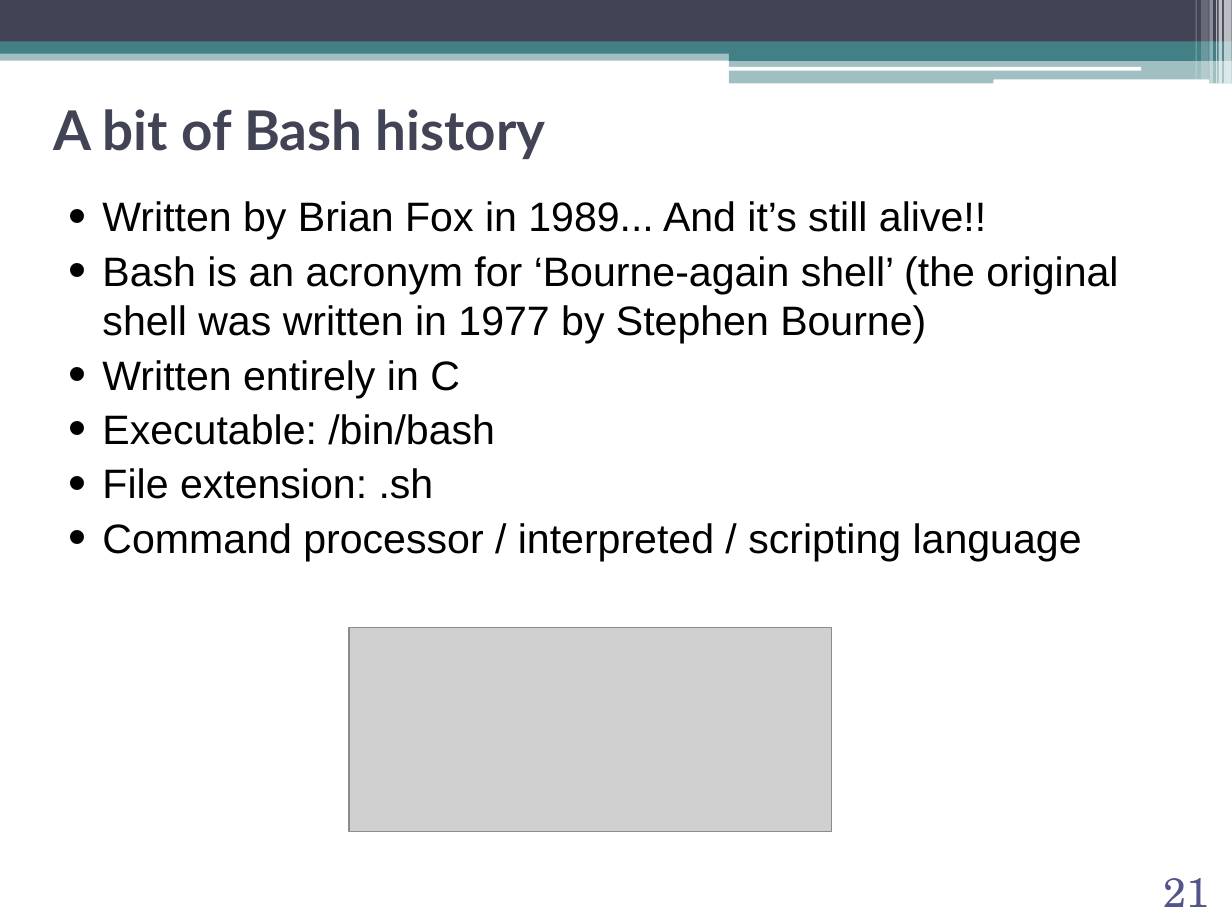
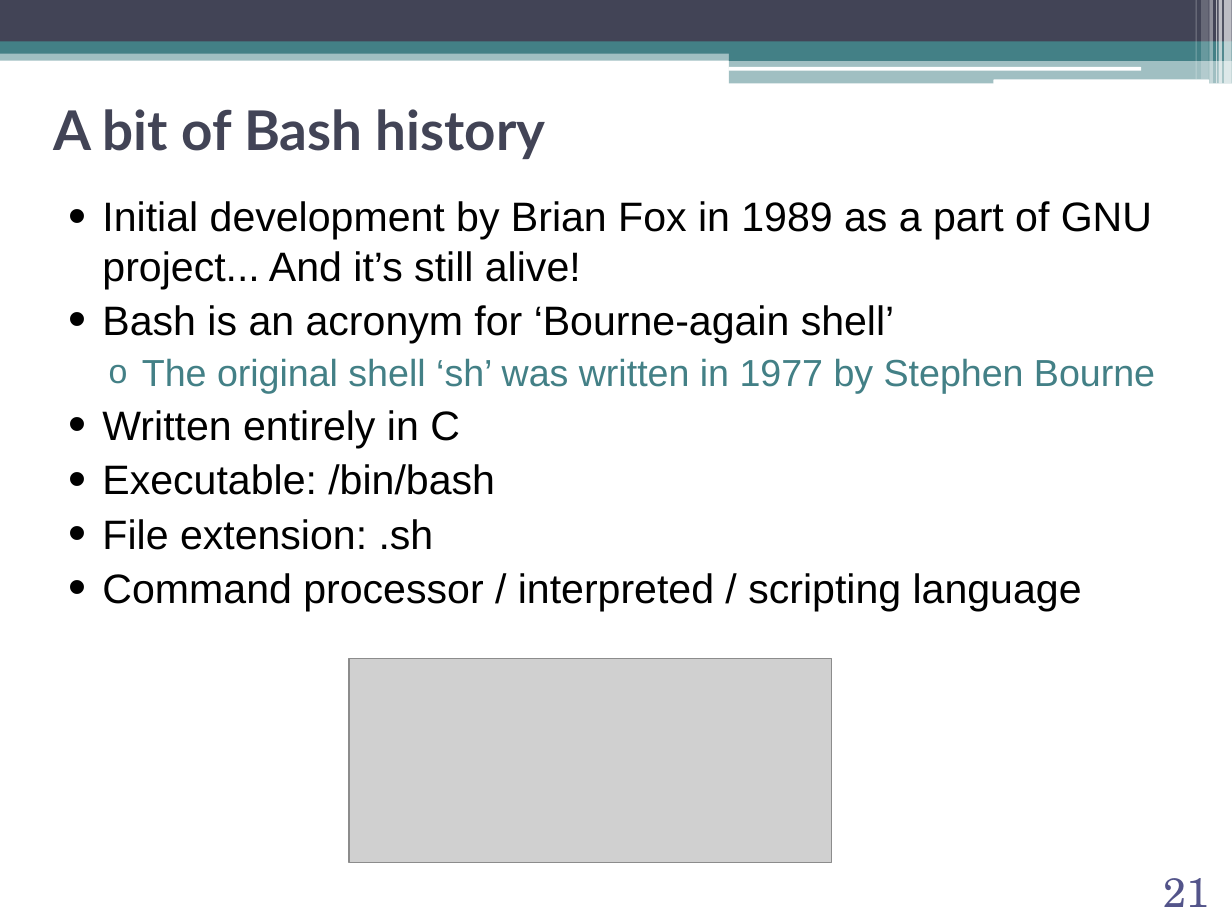
Before and after one commit to abilandz/PH8124, a slide deck: slide 21 of Lecture_1/ABilandzic_PH8124_SS2021.pptx. Drawn at 1232x924 pixels with LibreOffice and Linux fonts; fonts in the diff are those of the drawing; grey boxes stand for pictures; background and template pictures are left out. Boxes give left, top, right and bottom in pixels: in the first picture for what was removed or moved away, otherwise in the second. Text is boxed around its words. In the diff, an @@ line names an element or a change of style, - is before the commit and + after.

```diff
--- a/Lecture_1/ABilandzic_PH8124_SS2021.pptx
+++ b/Lecture_1/ABilandzic_PH8124_SS2021.pptx
@@ text at [102, 201, 1155, 394]: text changed @@
-• Written by Brian Fox in 1989... And it’s still alive!!
-• Bash is an acronym for ‘Bourne-again shell’ (the original shell was written in 1977 by Stephen Bourne)
+• Initial development by Brian Fox in 1989 as a part of GNU project... And it’s still alive!
+• Bash is an acronym for ‘Bourne-again shell’
+  o The original shell ‘sh’ was written in 1977 by Stephen Bourne
@@ picture: place and size @@
-picture at [349, 627, 832, 832]
+picture at [349, 658, 832, 862]
```
Also in this commit, not shown: 12 other slides changed, 1 other file.
